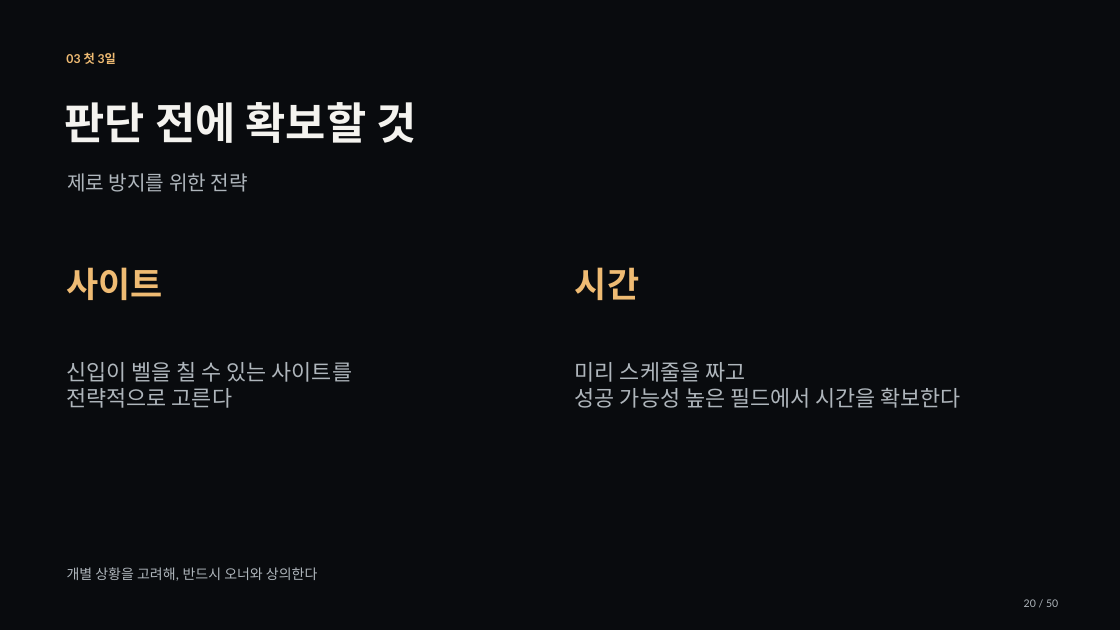
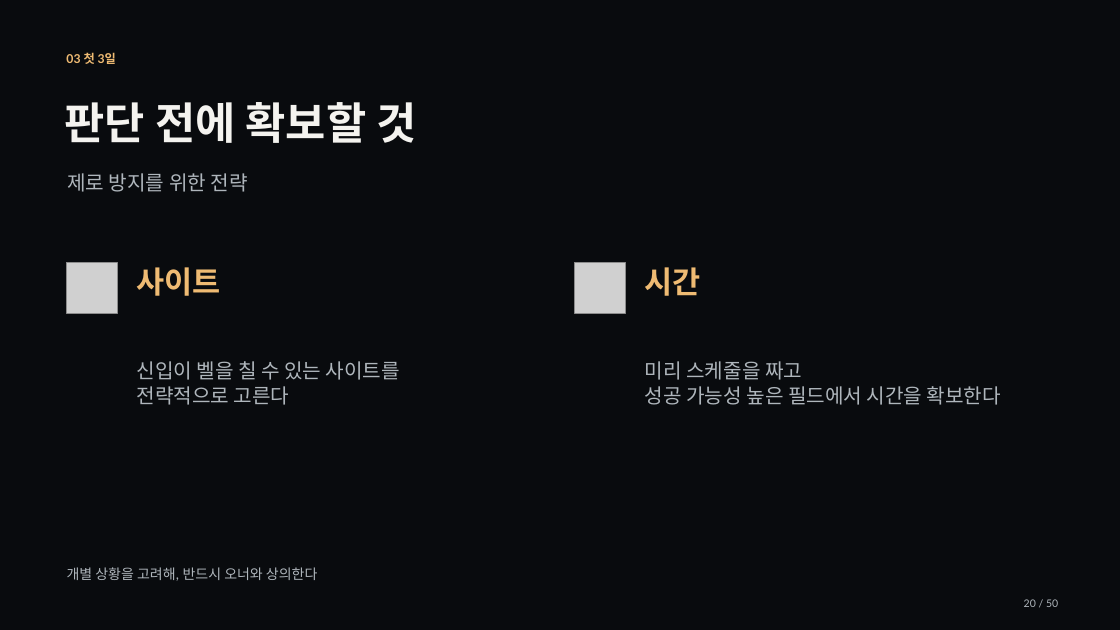
Before and after one commit to jaeyoung5178-bot/Presence, a slide deck: slide 20 of education/training/signature/training-signature.pptx. Drawn at 1120x630 pixels with LibreOffice and Linux fonts; fonts in the diff are those of the drawing; grey boxes stand for pictures. Boxes give left, top, right and bottom in pixels: in the first picture for what was removed or moved away, otherwise in the second. Text is boxed around its words. In the diff, an @@ line names an element or a change of style, - is before the commit and + after.

```diff
--- a/education/training/signature/training-signature.pptx
+++ b/education/training/signature/training-signature.pptx
@@ picture added at bbox=[66, 262, 117, 313] @@
@@ text "사이트": place and size @@
-text "사이트" at bbox=[67, 267, 164, 300]
+text "사이트" at bbox=[136, 267, 220, 296]
@@ text "사이트" at bbox=[136, 267, 220, 296]: size 30 to 26.2 pt @@
@@ picture added at bbox=[575, 262, 625, 313] @@
@@ text "시간" at bbox=[645, 267, 701, 296]: size 30 to 26.2 pt @@
@@ text "시간": place and size @@
-text "시간" at bbox=[575, 267, 639, 300]
+text "시간" at bbox=[645, 267, 701, 296]
@@ text "신입이 벨을 칠 수 있는 ...": place and size @@
-text "신입이 벨을 칠 수 있는 ..." at bbox=[67, 362, 352, 408]
+text "신입이 벨을 칠 수 있는 ..." at bbox=[136, 361, 400, 405]
@@ text "신입이 벨을 칠 수 있는 ..." at bbox=[136, 361, 400, 405]: size 18.8 to 17.2 pt @@
@@ text "미리 스케줄을 짜고" at bbox=[645, 361, 1001, 405]: size 18.8 to 17.2 pt @@
@@ text "미리 스케줄을 짜고": place and size @@
-text "미리 스케줄을 짜고" at bbox=[575, 362, 961, 408]
+text "미리 스케줄을 짜고" at bbox=[645, 361, 1001, 405]
```
Also in this commit, not shown: 24 other slides changed, 34 other files.
